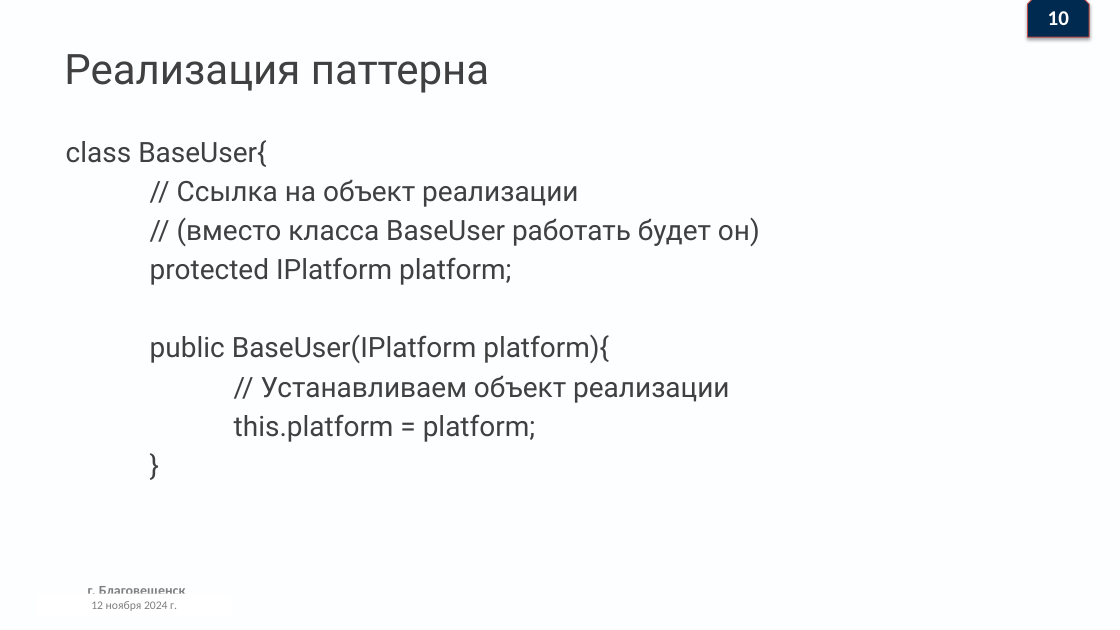
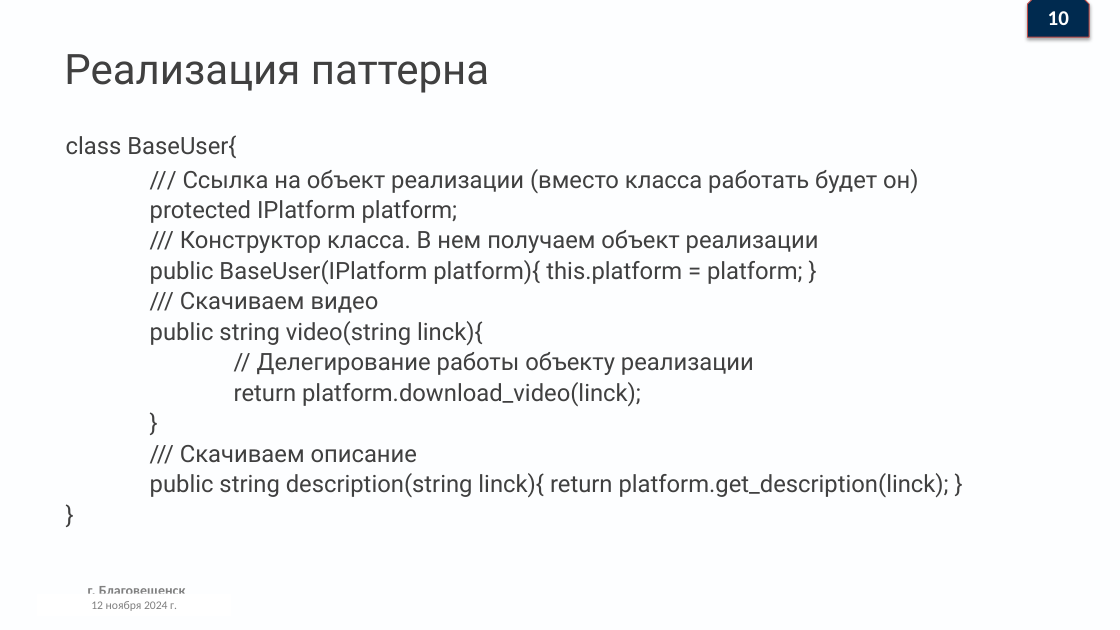
Before and after one commit to Denis-buh/Pattern-Bridge, a slide deck: slide 11 of Presentation/Презентация.pptx. Drawn at 1120x630 pixels with LibreOffice and Linux fonts; fonts in the diff are those of the drawing; background and template pictures are left out. Boxes give left, top, right and bottom in pixels: in the first picture for what was removed or moved away, otherwise in the second. Text is boxed around its words. In the diff, an @@ line names an element or a change of style, - is before the commit and + after.

```diff
--- a/Presentation/Презентация.pptx
+++ b/Presentation/Презентация.pptx
@@ text at (x1=66, y1=135, x2=458, y2=223): size 24 to 20.4 pt in "class BaseUser{", "protected IPlatform platform;", "}"; line spacing 1 to 0.9 @@
@@ text at (x1=183, y1=169, x2=919, y2=193): text changed; size 24 to 20.4 pt @@
-// Ссылка на объект реализации
-// (вместо класса BaseUser работать будет он)
+/// Ссылка на объект реализации (вместо класса работать будет он)
@@ text at (x1=150, y1=230, x2=819, y2=406): text changed; size 24 to 20.4 pt @@
-public BaseUser(IPlatform platform){
-// Устанавливаем объект реализации
-this.platform = platform;
+/// Конструктор класса. В нем получаем объект реализации
+public BaseUser(IPlatform platform){ this.platform = platform; }
+/// Скачиваем видео
+public string video(string linck){
+// Делегирование работы объекту реализации
+return platform.download_video(linck);
@@ text at (x1=150, y1=445, x2=949, y2=497): paragraphs added @@
+/// Скачиваем описание
+public string description(string linck){ return platform.get_description(linck); }
+}
```
Also in this commit, not shown: 4 other slides changed, 1 slide removed, 6 other files.
